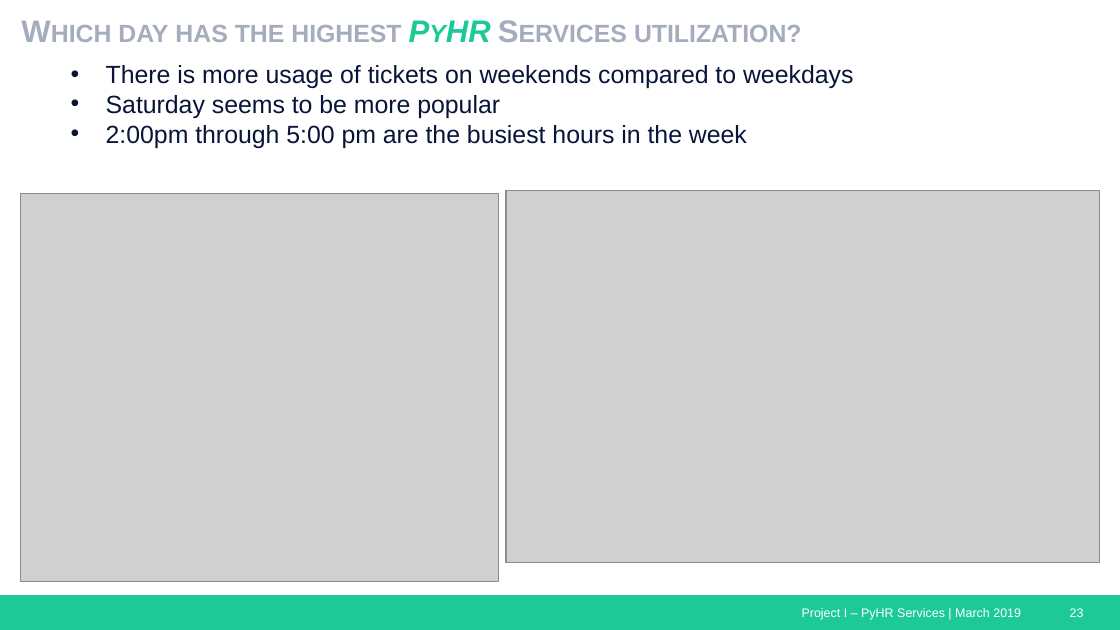
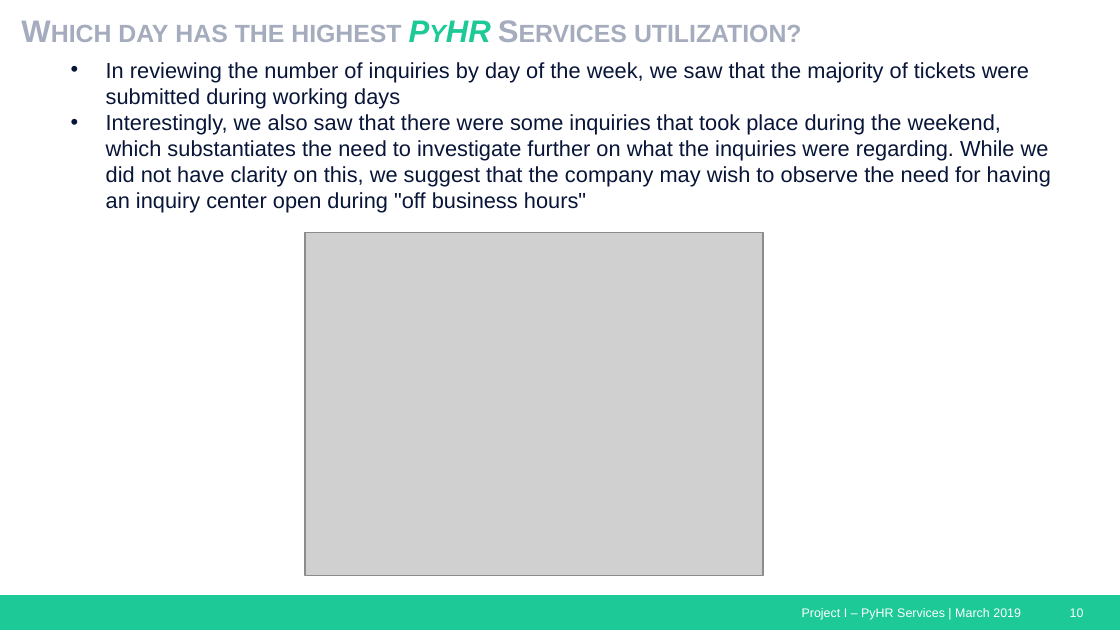
Before and after one commit to jvbonini/Project-I, a slide deck: slide 10 of Presentation/HRServices_Presentation_Master.pptx (slide 23 before the commit). Drawn at 1120x630 pixels with LibreOffice and Linux fonts; fonts in the diff are those of the drawing; grey boxes stand for pictures. Boxes give left, top, right and bottom in pixels: in the first picture for what was removed or moved away, otherwise in the second. Text is boxed around its words. In the diff, an @@ line names an element or a change of style, - is before the commit and + after.

```diff
--- a/Presentation/HRServices_Presentation_Master.pptx
+++ b/Presentation/HRServices_Presentation_Master.pptx
@@ text at (106, 62, 1051, 187): text changed; size 16 to 14 pt @@
-• There is more usage of tickets on weekends compared to weekdays
-• Saturday seems to be more popular
-• 2:00pm through 5:00 pm are the busiest hours in the week
+• In reviewing the number of inquiries by day of the week, we saw that the majority of tickets were submitted during working days
+• Interestingly, we also saw that there were some inquiries that took place during the weekend, which substantiates the need to investigate further on what the inquiries were regarding. While we did not have clarity on this, we suggest that the company may wish to observe the need for having an inquiry center open during "off business hours"
@@ picture removed at (20, 194, 497, 582) @@
@@ picture removed at (506, 190, 1100, 562) @@
@@ picture added at (305, 233, 763, 577) @@
@@ page number at (1070, 608, 1084, 617): text changed @@
-23
+10
```
Also in this commit, not shown: 3 slides added, 3 slides removed, 6 other files.
